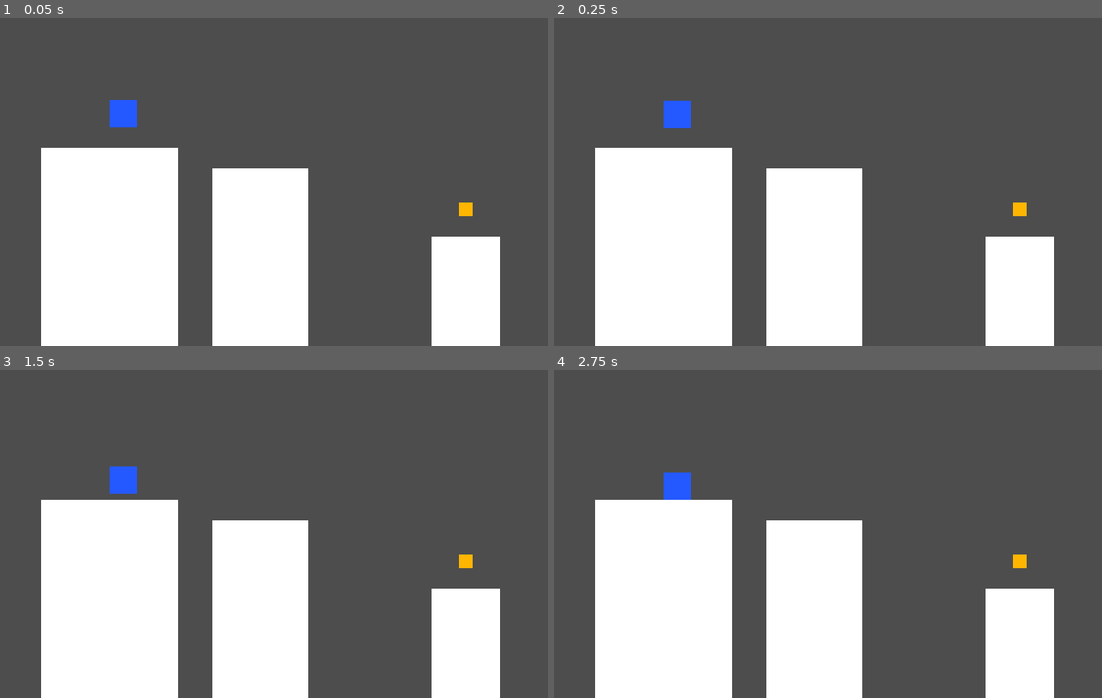
Above: before the commit, frames 1-4 (two rows, left to right).
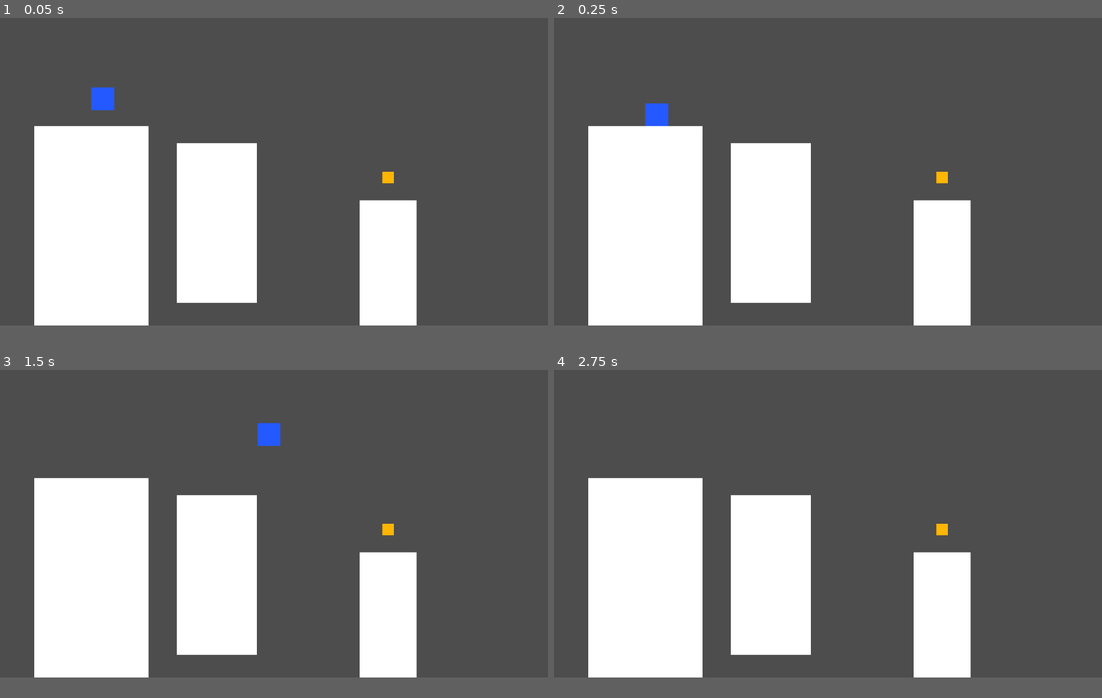
Above: after the commit, the same moments.

Repository: EugeneOYZ1203n/2D-Platformer-Project-Dev-NUSGDG-2024-25
Game: Godot game, scene res://2_levels/0_tests/testing_level.tscn
Same seed, same stepped clock (60 frames per second), same inputs: the game is played once before the commit and once after it.
Inputs (mouse positions are in pixels of both pictures, inside the frame that each line leads up to):
- Up to frame 1 (0.05 s): no input
- Up to frame 2 (0.25 s): no input
- Up to frame 3 (1.5 s): tap Enter at 0.5 s; move the mouse to (394, 517) at 0.52 s; hold D (move_right) from 0.53 s (still down); click (394, 517) at 0.6 s; tap W (move_up) at 0.77, 0.8, 1.07, 1.35 s; move the mouse to (164, 550) at 1.27 s
- Up to frame 4 (2.75 s): tap W (move_up) at 1.52, 1.82, 2.3 s; click (718, 550) at 1.55 s; move the mouse to (882, 461) at 2.02 s; release D (move_right) at 2.03 s; hold A (move_left) from 2.03 s (still down); click (882, 461) at 2.1 s
In our replay, the window is 800x480 before the commit and 800x450 after it. These sizes can differ from the game's own. Grey fills any space a smaller window leaves; there, only what the larger window draws over its background counts as a difference.

The runs differ from the first frame. In frame 1, 25% of the frame differs, in the area x 0-100%, y 21-100%; in frame 2, 25%; in frame 3, 25%; in frame 4, 24%.

Commit message:
Update Movement state machine
- Separate input handling from state machine
- Move state now handles most of the work
- Add Ground, Air and Jump states

Diff:
--- /dev/null
+++ b/new-game-project/3_player/components/input_handler.gd
@@ -0,0 +1,78 @@
+extends Node
+class_name InputHandler
+
+@export var player_body: CharacterBody2D
+
+func _physics_process(delta: float) -> void:
+	handle_inputs()
+	handle_physics()
+
+## Inputs --------------------------------------------------------------------
+const DIRECTION_CHANGE_BUFFER := 0.1
+const JUMP_BUFFER := 0.1
+const DROP_BUFFER := 0.1
+const DASH_BUFFER := 0.1
+
+var direction := 0
+var timeSinceDirectionChange := -DIRECTION_CHANGE_BUFFER*1000
+@onready var timeSinceJump := -JUMP_BUFFER*1000
+@onready var timeSinceDrop := -DROP_BUFFER*1000
+@onready var timeSinceDash := -DASH_BUFFER*1000
+
+
+func handle_inputs():
+	var newDirection = Input.get_axis("move_left", "move_right")
+	if direction != newDirection:
+		timeSinceDirectionChange = Time.get_ticks_msec()
+	direction = newDirection
+
+	if Input.is_action_just_pressed("jump"):
+		timeSinceJump = Time.get_ticks_msec()
+
+	if Input.is_action_just_pressed("move_down"):
+		timeSinceDrop = Time.get_ticks_msec()
+
+	if Input.is_action_just_pressed("move_dash"):
+		timeSinceDash = Time.get_ticks_msec()
+
+## Physics -------------------------------------------------------------------
+const COYOTE_TIME := 0.2
+
+@onready var timeSinceGrounded := -COYOTE_TIME*1000
+var playerJumped := false
+
+func handle_physics():
+	if player_body.is_on_floor():
+		# This line of code kept triggering after a jump
+		# allowing double jumps, this boolean stops that
+		if playerJumped:
+			playerJumped = false
+		else:
+			timeSinceGrounded = Time.get_ticks_msec()
+
+## Helpers
+func getDirection() -> int:
+	return direction
+
+func justChangedDirection() -> bool:
+	return (timeSinceDirectionChange +
+			DIRECTION_CHANGE_BUFFER*1000
+			> Time.get_ticks_msec())
+
+func justJumped() -> bool:
+	return (timeSinceJump +
+			JUMP_BUFFER*1000
+			> Time.get_ticks_msec())
+
+func resetJumpTimers() -> void:
+	playerJumped = true
+	timeSinceJump = -JUMP_BUFFER*1000
+	timeSinceGrounded = -COYOTE_TIME*1000
+
+func isGrounded() -> bool:
+	return player_body.is_on_floor()
+
+func isCoyoteTime() -> bool:
+	return (timeSinceGrounded +
+			COYOTE_TIME * 1000 >
+			Time.get_ticks_msec())
--- /dev/null
+++ b/new-game-project/3_player/components/move_state.gd
@@ -0,0 +1,19 @@
+extends Node
+class_name MoveState
+
+var player_body: CharacterBody2D
+var input_handler: InputHandler
+
+signal transition_state
+
+func enter():
+	pass
+
+func exit():
+	pass
+
+func update():
+	pass
+
+func physics_update():
+	pass
--- /dev/null
+++ b/new-game-project/3_player/components/move_state_machine.gd
@@ -0,0 +1,47 @@
+extends Node
+class_name MoveStateMachine
+
+@export var initial_state : MoveState
+
+var current_state : MoveState
+var states : Dictionary = {}
+
+@export var player_body: CharacterBody2D
+@export var input_handler: InputHandler
+
+func _ready() -> void:
+	for child in get_children():
+		if child is MoveState:
+			states[child.name.to_lower()] = child
+			child.transition_state.connect(on_state_transition)
+			child.player_body = player_body
+			child.input_handler = input_handler
+
+	if initial_state:
+		current_state = initial_state
+		current_state.enter()
+
+func _physics_process(delta: float) -> void:
+	if current_state:
+		current_state.physics_update()
+
+func _process(delta: float) -> void:
+	if current_state:
+		current_state.update()
+
+func on_state_transition(
+		new_state_name: String,
+		old_state: MoveState):
+
+	if old_state != current_state:
+		return
+
+	var new_state = states.get(new_state_name.to_lower())
+	if !new_state:
+		return
+
+	if current_state:
+		current_state.exit()
+
+	new_state.enter()
+	current_state = new_state
--- /dev/null
+++ b/new-game-project/3_player/move_states/air_state.gd
@@ -0,0 +1,60 @@
+extends MoveState
+
+@export var AIR_GRAVITY := 3500
+@export var FALL_AIR_GRAVITY := 4000
+@export var MAX_FALL_SPEED := 1500
+
+@export var TARGET_MOVE_SPEED := 500
+@export var IDLE_FRICTION_LOSS_MULT := 2.0
+@export var TURN_ACCELERATION_MULT := 1.5
+@export var APEX_ACCELERATION_MULT := 1.5
+
+@onready var FRICTION_LOSS := 0.2
+@onready var MOVE_ACCELERATION := (
+		TARGET_MOVE_SPEED / (1-FRICTION_LOSS) -
+		TARGET_MOVE_SPEED
+	)
+
+@onready var APEX_THRESHOLD := MAX_FALL_SPEED * 0.2
+
+@onready var PHYSICS_TPS = ProjectSettings.get_setting("physics/common/physics_ticks_per_second")
+
+func enter():
+	pass
+
+func exit():
+	pass
+
+func update():
+	pass
+
+func physics_update():
+	var accel = MOVE_ACCELERATION
+	var friction = FRICTION_LOSS
+	var direction = input_handler.getDirection()
+	accel *= direction
+	if direction == 0:
+		friction *= IDLE_FRICTION_LOSS_MULT
+		friction = max(1.0, friction)
+	if (input_handler.justChangedDirection() and
+			abs(player_body.velocity.x) > 0.7 * TARGET_MOVE_SPEED):
+		accel *= TURN_ACCELERATION_MULT
+	if (abs(player_body.velocity.y) < APEX_THRESHOLD):
+		accel *= APEX_ACCELERATION_MULT
+
+	player_body.velocity.x += accel
+	player_body.velocity.x *= 1-friction
+
+	var gravity = AIR_GRAVITY
+	if player_body.velocity.y > 0:
+		gravity = FALL_AIR_GRAVITY
+
+	player_body.velocity.y += (gravity / PHYSICS_TPS)
+	player_body.velocity.y = min(MAX_FALL_SPEED,
+								player_body.velocity.y)
+
+	if input_handler.isGrounded():
+		transition_state.emit("ground", self)
+	if (input_handler.justJumped() and
+			input_handler.isCoyoteTime()):
+		transition_state.emit("jump", self)
--- /dev/null
+++ b/new-game-project/3_player/move_states/ground_state.gd
@@ -0,0 +1,43 @@
+extends MoveState
+
+@export var TARGET_MOVE_SPEED := 500
+@export var GROUND_GRAVITY := 50
+
+@export var IDLE_FRICTION_LOSS_MULT := 2.0
+@export var TURN_ACCELERATION_MULT := 1.5
+
+@onready var FRICTION_LOSS := 0.2
+@onready var MOVE_ACCELERATION := (
+		TARGET_MOVE_SPEED / (1-FRICTION_LOSS) -
+		TARGET_MOVE_SPEED
+	)
+
+func enter():
+	pass
+
+func exit():
+	pass
+
+func update():
+	pass
+
+func physics_update():
+	var accel = MOVE_ACCELERATION
+	var friction = FRICTION_LOSS
+	var direction = input_handler.getDirection()
+	accel *= direction
+	if direction == 0:
+		friction *= IDLE_FRICTION_LOSS_MULT
+		friction = max(1.0, friction)
+	if (input_handler.justChangedDirection() and
+			abs(player_body.velocity.x) > 0.7 * TARGET_MOVE_SPEED):
+		accel *= TURN_ACCELERATION_MULT
+
+	player_body.velocity.x += accel
+	player_body.velocity.x *= 1-friction
+
+	player_body.velocity.y = GROUND_GRAVITY
+	if not input_handler.isGrounded():
+		transition_state.emit("air", self)
+	if (input_handler.justJumped()):
+		transition_state.emit("jump", self)
--- /dev/null
+++ b/new-game-project/3_player/move_states/jump_state.gd
@@ -0,0 +1,20 @@
+extends MoveState
+
+@export var JUMP_HEIGHT := 280
+@export var AIR_GRAVITY := 3500
+
+@onready var JUMP_IMPULSE := sqrt(2 * AIR_GRAVITY * JUMP_HEIGHT)
+
+func enter():
+	input_handler.resetJumpTimers()
+	player_body.velocity.y -= JUMP_IMPULSE
+	player_body.velocity.y = min(-JUMP_IMPULSE, player_body.velocity.y)
+
+func exit():
+	pass
+
+func update():
+	transition_state.emit("air", self)
+
+func physics_update():
+	pass
--- a/new-game-project/3_player/movement/ground_state.gd
+++ /dev/null
@@ -1,10 +0,0 @@
-extends MoveState
-
-
-
-func applyMovement() -> Vector2:
-	return Vector2.ZERO
-
-func checkNextState():
-	if manager.direction != 0:
-		return
--- a/new-game-project/3_player/movement/idle_state.gd
+++ /dev/null
@@ -1,12 +0,0 @@
-extends MoveState
-
-const GROUND_STATE_SCRIPT = preload("res://3_player/movement/ground_state.gd")
-
-const IDLE_GRAVITY := 50
-
-func applyMovement() -> Vector2:
-	return Vector2(0, IDLE_GRAVITY)
-
-func checkNextState():
-	if manager.direction != 0:
-		return createStateNode("Ground", GROUND_STATE_SCRIPT)
--- a/new-game-project/3_player/movement/move_state.gd
+++ /dev/null
@@ -1,17 +0,0 @@
-extends Node
-class_name MoveState
-
-@export var manager : MoveManager
-
-func applyMovement()-> Vector2:
-	return Vector2.ZERO
-
-func checkNextState():
-	pass
-
-func createStateNode(node_name, script):
-	var newNode = Node.new()
-	newNode.name = node_name
-	newNode.set_script(script)
-	newNode.manager = manager
-	return newNode
--- a/new-game-project/3_player/movement/movement_manager.gd
+++ /dev/null
@@ -1,58 +0,0 @@
-extends Node
-class_name MoveManager
-
-@export var state: MoveState
-@export var player_body: CharacterBody2D
-
-func _physics_process(delta: float) -> void:
-	handle_inputs()
-	handle_physics()
-
-	var newState : MoveState = state.checkNextState()
-
-	if newState != null:
-		state.queue_free()
-		state = newState
-		add_child(state)
-
-	var forces : Vector2 = state.applyMovement()
-
-	apply_force(forces.x, forces.y, delta)
-
-## Inputs --------------------------------------------------------------------
-const JUMP_BUFFER := 0.2
-const DROP_BUFFER := 0.2
-const DASH_BUFFER := 0.2
-
-var direction := 0
-@onready var timeSinceJump := -JUMP_BUFFER
-@onready var timeSinceDrop := -DROP_BUFFER
-@onready var timeSinceDash := -DASH_BUFFER
-
-func handle_inputs():
-	direction = Input.get_axis("move_left", "move_right")
-
-	if Input.is_action_just_pressed("move_up"):
-		timeSinceJump = Time.get_ticks_msec()
-
-	if Input.is_action_just_pressed("move_down"):
-		timeSinceDrop = Time.get_ticks_msec()
-
-	if Input.is_action_just_pressed("move_dash"):
-		timeSinceDash = Time.get_ticks_msec()
-
-## Physics -------------------------------------------------------------------
-const COYOTE_TIME := 0.2
-
-@onready var timeSinceGrounded := -COYOTE_TIME
-
-func handle_physics():
-	if player_body.is_on_floor():
-		timeSinceGrounded = Time.get_ticks_msec()
-
-## Helpers -------------------------------------------------------------------
-func apply_force(x, y, delta):
-	player_body.velocity.x += x * delta
-	player_body.velocity.y += y * delta
-
-	player_body.move_and_slide()
--- a/new-game-project/3_player/player.gd
+++ b/new-game-project/3_player/player.gd
@@ -1 +1,4 @@
 extends CharacterBody2D
+
+func _physics_process(delta: float) -> void:
+	move_and_slide()
--- a/new-game-project/3_player/player.tscn
+++ b/new-game-project/3_player/player.tscn
@@ -1,9 +1,12 @@
-[gd_scene load_steps=6 format=3 uid="uid://b7qj0e18xe3u7"]
+[gd_scene load_steps=9 format=3 uid="uid://b7qj0e18xe3u7"]
 
 [ext_resource type="Texture2D" uid="uid://dhuisp1bpqq6d" path="res://0_assets/square.png" id="1_8q421"]
 [ext_resource type="Script" path="res://3_player/player.gd" id="1_m0xd7"]
-[ext_resource type="Script" path="res://3_player/movement/movement_manager.gd" id="3_e864a"]
-[ext_resource type="Script" path="res://3_player/movement/idle_state.gd" id="4_03tx8"]
+[ext_resource type="Script" path="res://3_player/components/move_state_machine.gd" id="3_e864a"]
+[ext_resource type="Script" path="res://3_player/components/input_handler.gd" id="4_gtc6g"]
+[ext_resource type="Script" path="res://3_player/move_states/ground_state.gd" id="4_sb8uy"]
+[ext_resource type="Script" path="res://3_player/move_states/air_state.gd" id="5_wsf8h"]
+[ext_resource type="Script" path="res://3_player/move_states/jump_state.gd" id="6_14oh4"]
 
 [sub_resource type="RectangleShape2D" id="RectangleShape2D_0olux"]
 size = Vector2(64, 64)
@@ -19,11 +22,22 @@
 [node name="CollisionShape2D" type="CollisionShape2D" parent="."]
 shape = SubResource("RectangleShape2D_0olux")
 
-[node name="Movement" type="Node" parent="." node_paths=PackedStringArray("state", "player_body")]
+[node name="MovementSM" type="Node" parent="." node_paths=PackedStringArray("initial_state", "player_body", "input_handler")]
 script = ExtResource("3_e864a")
-state = NodePath("Move state")
+initial_state = NodePath("Ground")
 player_body = NodePath("..")
+input_handler = NodePath("../InputHandler")
 
-[node name="Move state" type="Node" parent="Movement" node_paths=PackedStringArray("manager")]
-script = ExtResource("4_03tx8")
-manager = NodePath("..")
+[node name="Ground" type="Node" parent="MovementSM"]
+script = ExtResource("4_sb8uy")
+
+[node name="Air" type="Node" parent="MovementSM"]
+script = ExtResource("5_wsf8h")
+
+[node name="Jump" type="Node" parent="MovementSM"]
+script = ExtResource("6_14oh4")
+JUMP_HEIGHT = 250
+
+[node name="InputHandler" type="Node" parent="." node_paths=PackedStringArray("player_body")]
+script = ExtResource("4_gtc6g")
+player_body = NodePath("..")
--- a/new-game-project/project.godot
+++ b/new-game-project/project.godot
@@ -20,8 +20,8 @@
 
 [display]
 
-window/size/viewport_width=1280
-window/size/viewport_height=768
+window/size/viewport_width=1536
+window/size/viewport_height=864
 
 [global_group]
 
@@ -32,31 +32,31 @@
 move_right={
 "deadzone": 0.5,
 "events": [Object(InputEventKey,"resource_local_to_scene":false,"resource_name":"","device":-1,"window_id":0,"alt_press …(192 unchanged characters)…
-, Object(InputEventKey,"resource_local_to_scene":false,"resource_name":"","device":-1,"window_id":0,"alt_pressed":false,"shift_pressed":false,"ctrl_pressed":false,"meta_pressed":false,"pressed":false,"keycode":0,"physical_keycode":4194321,"key_label":0,"unicode":0,"location":0,"echo":false,"script":null)
 ]
 }
 move_left={
 "deadzone": 0.5,
 "events": [Object(InputEventKey,"resource_local_to_scene":false,"resource_name":"","device":-1,"window_id":0,"alt_press …(191 unchanged characters)…
-, Object(InputEventKey,"resource_local_to_scene":false,"resource_name":"","device":-1,"window_id":0,"alt_pressed":false,"shift_pressed":false,"ctrl_pressed":false,"meta_pressed":false,"pressed":false,"keycode":0,"physical_keycode":4194319,"key_label":0,"unicode":0,"location":0,"echo":false,"script":null)
 ]
 }
 move_up={
 "deadzone": 0.5,
 "events": [Object(InputEventKey,"resource_local_to_scene":false,"resource_name":"","device":-1,"window_id":0,"alt_press …(192 unchanged characters)…
-, Object(InputEventKey,"resource_local_to_scene":false,"resource_name":"","device":-1,"window_id":0,"alt_pressed":false,"shift_pressed":false,"ctrl_pressed":false,"meta_pressed":false,"pressed":false,"keycode":0,"physical_keycode":4194320,"key_label":0,"unicode":0,"location":0,"echo":false,"script":null)
 ]
 }
 move_down={
 "deadzone": 0.5,
 "events": [Object(InputEventKey,"resource_local_to_scene":false,"resource_name":"","device":-1,"window_id":0,"alt_press …(192 unchanged characters)…
-, Object(InputEventKey,"resource_local_to_scene":false,"resource_name":"","device":-1,"window_id":0,"alt_pressed":false,"shift_pressed":false,"ctrl_pressed":false,"meta_pressed":false,"pressed":false,"keycode":0,"physical_keycode":4194322,"key_label":0,"unicode":0,"location":0,"echo":false,"script":null)
 ]
 }
 move_dash={
 "deadzone": 0.5,
-"events": [Object(InputEventKey,"resource_local_to_scene":false,"resource_name":"","device":-1,"window_id":0,"alt_pressed":false,"shift_pressed":false,"ctrl_pressed":false,"meta_pressed":false,"pressed":false,"keycode":0,"physical_keycode":32,"key_label":0,"unicode":32,"location":0,"echo":false,"script":null)
-, Object(InputEventMouseButton,"resource_local_to_scene":false,"resource_name":"","device":-1,"window_id":0,"alt_pressed":false,"shift_pressed":false,"ctrl_pressed":false,"meta_pressed":false,"button_mask":1,"position":Vector2(175, 19),"global_position":Vector2(184, 65),"factor":1.0,"button_index":1,"canceled":false,"pressed":true,"double_click":false,"script":null)
+"events": [Object(InputEventMouseButton,"resource_local_to_scene":false,"resource_name":"","device":-1,"window_id":0,"alt_pressed":false,"shift_pressed":false,"ctrl_pressed":false,"meta_pressed":false,"button_mask":1,"position":Vector2(175, 19),"global_position":Vector2(184, 65),"factor":1.0,"button_index":1,"canceled":false,"pressed":true,"double_click":false,"script":null)
+]
+}
+jump={
+"deadzone": 0.5,
+"events": [Object(InputEventKey,"resource_local_to_scene":false,"resource_name":"","device":-1,"window_id":0,"alt_pressed":false,"shift_pressed":false,"ctrl_pressed":false,"meta_pressed":false,"pressed":false,"keycode":0,"physical_keycode":87,"key_label":0,"unicode":119,"location":0,"echo":false,"script":null)
 ]
 }
 
